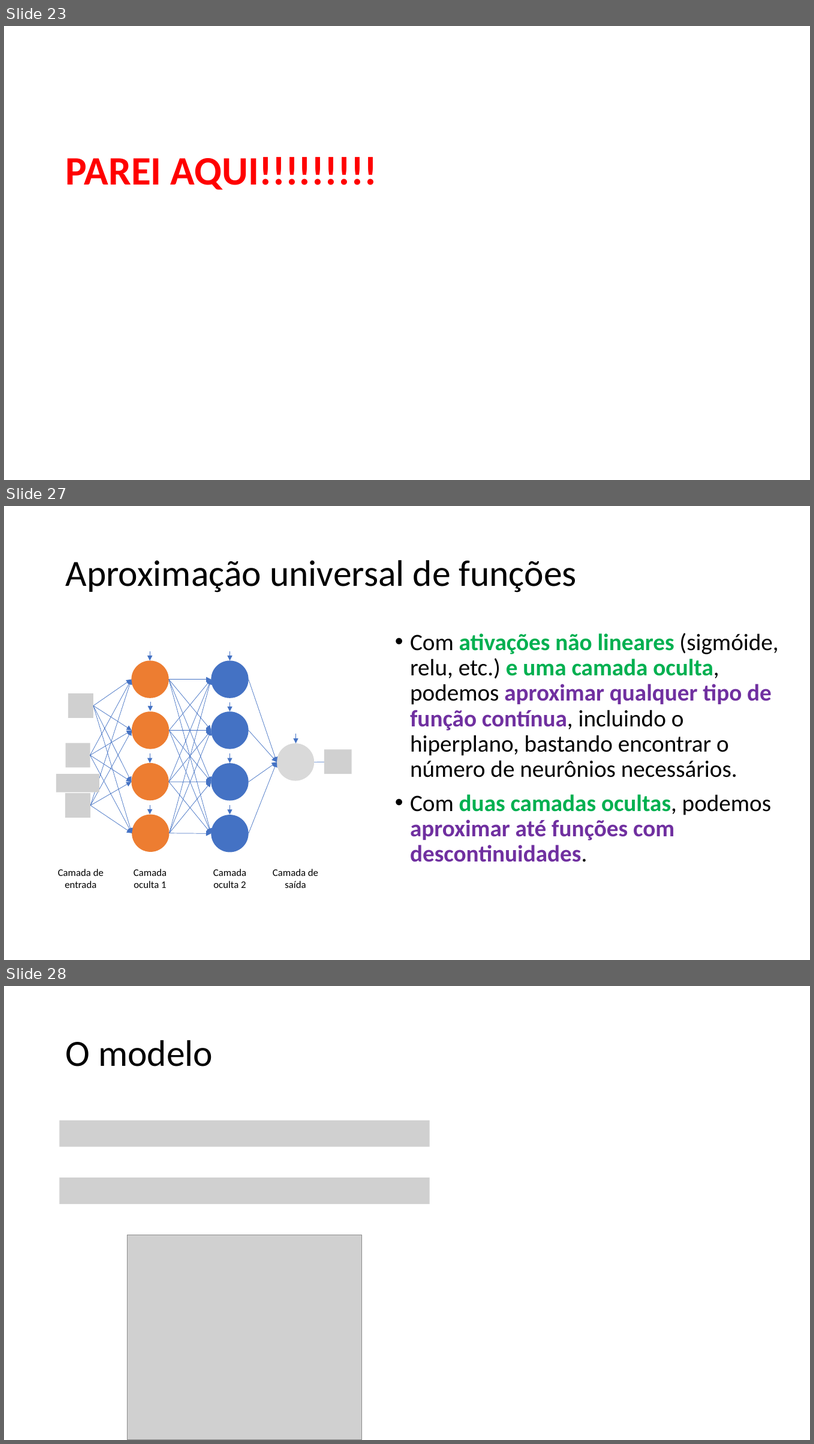
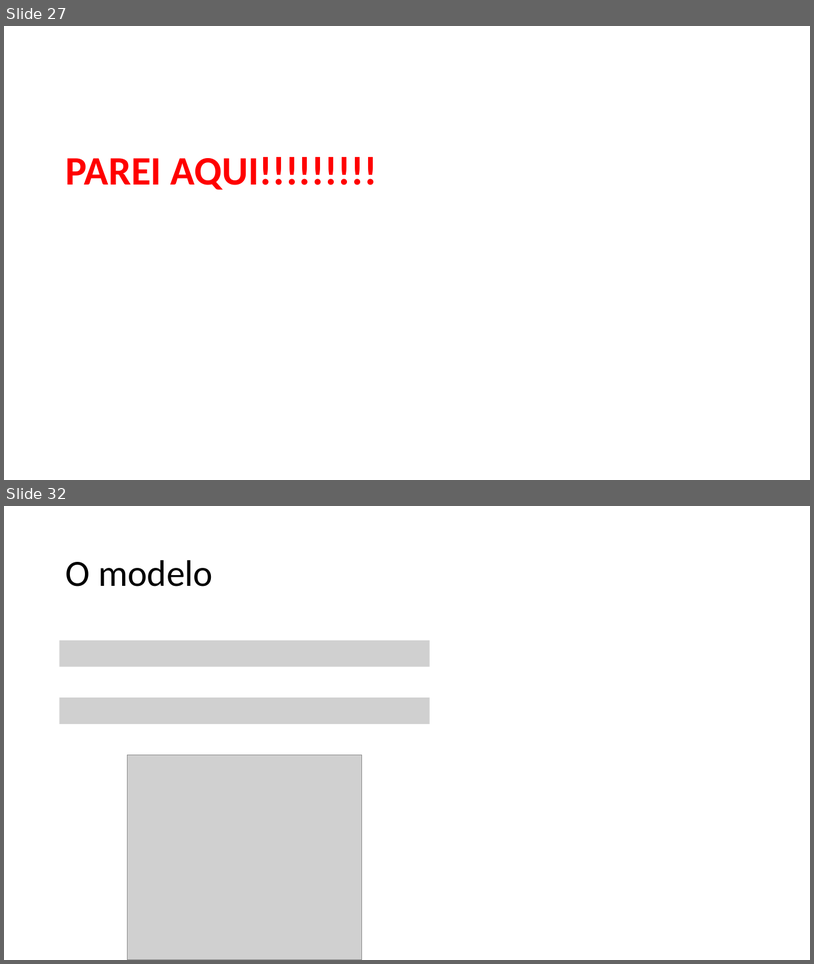
Before and after one commit to zz4fap/c24_inteligencia_artificial, a slide deck: slides/C24_MLP.pptx. Shown one above the other, each under a label of ours: slides 23, 27 and 28 before the commit, slides 27 and 32 after it; the slides between them are not shown. The pictures are 814x1444 and 814x964 pixels, drawn with LibreOffice and Linux fonts; fonts in the diff are those of the drawing; grey boxes stand for pictures. Boxes give left, top, right and bottom in pixels: in the first picture for what was removed or moved away, otherwise in the second. Text is boxed around its words. In the diff, an @@ line names an element or a change of style, - is before the commit and + after.

```diff
--- a/slides/C24_MLP.pptx
+++ b/slides/C24_MLP.pptx
@@ slide 27 removed at (4,506,810,960), background #FFFFFF @@
@@ title removed at (65,560,577,592) @@
-Aproximação universal de funções
@@ text removed at (410,633,779,862) @@
-• Com ativações não lineares (sigmóide, relu, etc.) e uma camada oculta, podemos aproximar qualquer tipo de função contínua, incluindo o hiperplano, bastando encontrar o número de neurônios necessários.
-• Com duas camadas ocultas, podemos aproximar até funções com descontinuidades.
@@ group removed at (56,651,352,888): 42 arrows, 9 ellipses, 5 pictures, 4 texts @@
-Camada de entrada
-Camada oculta 1
-Camada oculta 2
-Camada de saída
@@ what was slide 23 is now slide 27 @@
@@ what was slide 28 is now slide 32 @@
```
Also in this commit, not shown: 2 slides changed, 7 slides added, 2 other slides removed.
